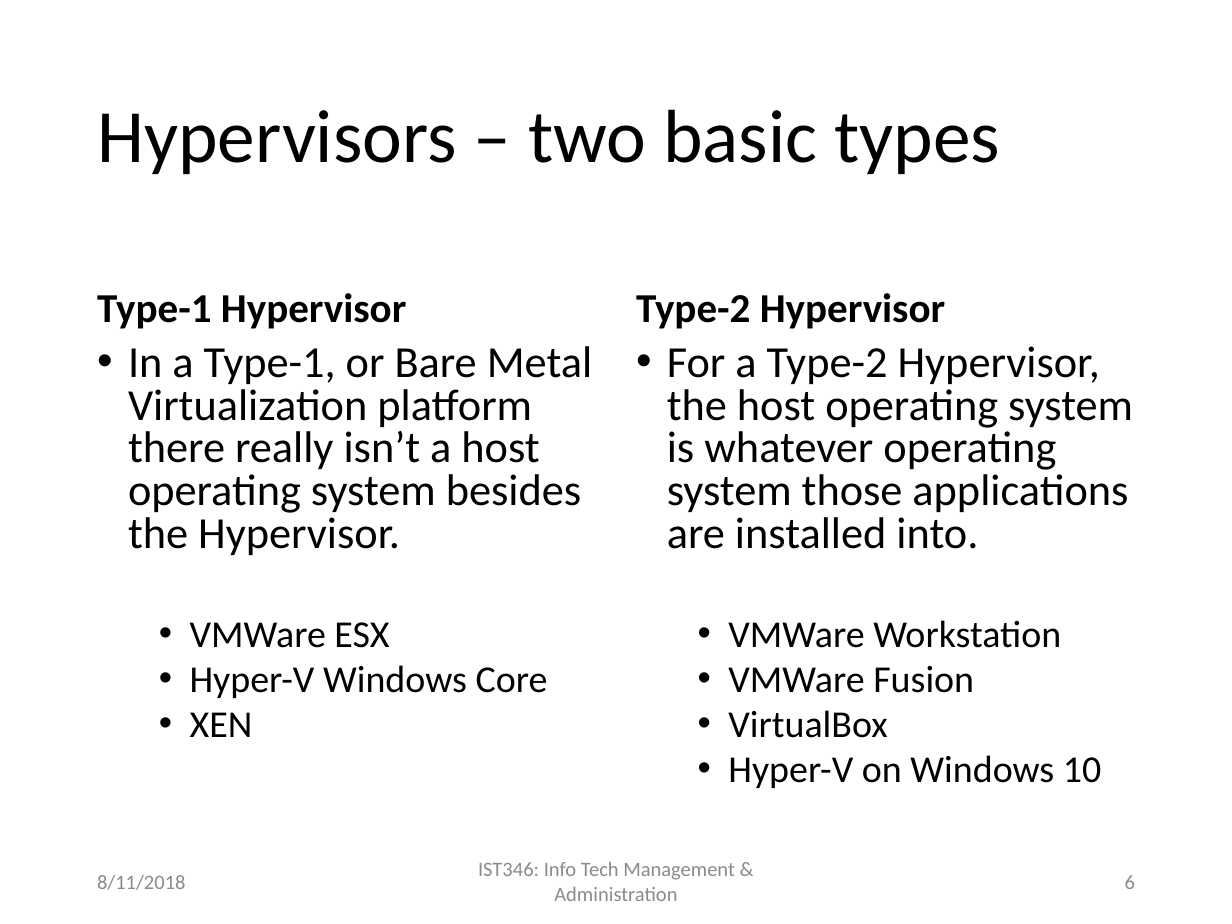
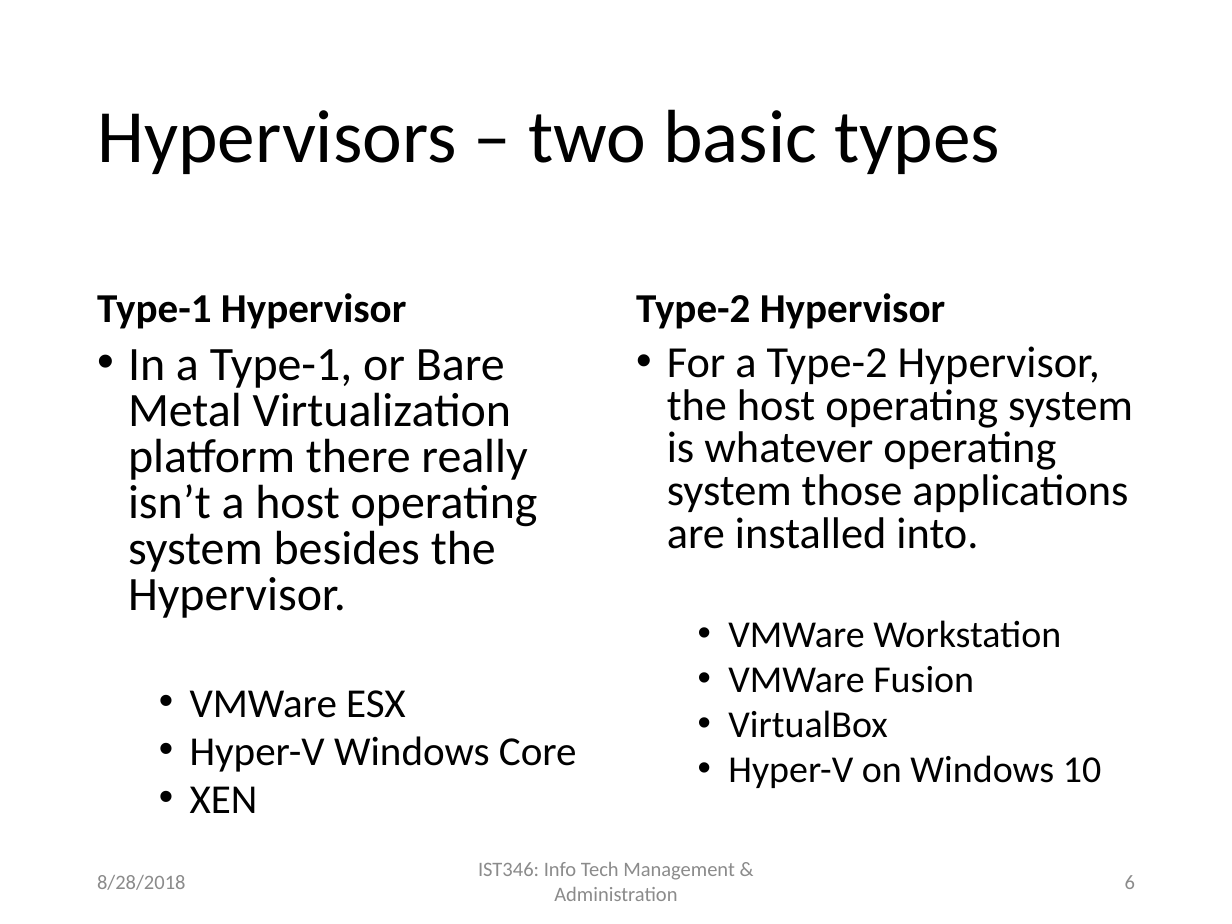
Before and after one commit to orstewar/ist346-content, a slide deck: slide 6 of content/reading-06-virtualization-containerization.pptx. Drawn at 1232x924 pixels with LibreOffice and Linux fonts; fonts in the diff are those of the drawing. Boxes give left, top, right and bottom in pixels: in the first picture for what was removed or moved away, otherwise in the second. Text is boxed around its words. In the diff, an @@ line names an element or a change of style, - is before the commit and + after.

```diff
--- a/content/reading-06-virtualization-containerization.pptx
+++ b/content/reading-06-virtualization-containerization.pptx
@@ text "In a Type-1, or Bare ..." at (128,349,577,813): size 25.9 to 28 pt in "In a Type-1, or Bare Metal Virtualization ..."; size 22.2 to 24 pt in "VMWare ESX", "Hyper-V Windows Core", "XEN" @@
@@ text at (97,875,186,890): text changed @@
-8/11/2018
+8/28/2018
```
Also in this commit, not shown: 21 other slides changed, 2 slides added, 15 other files.
